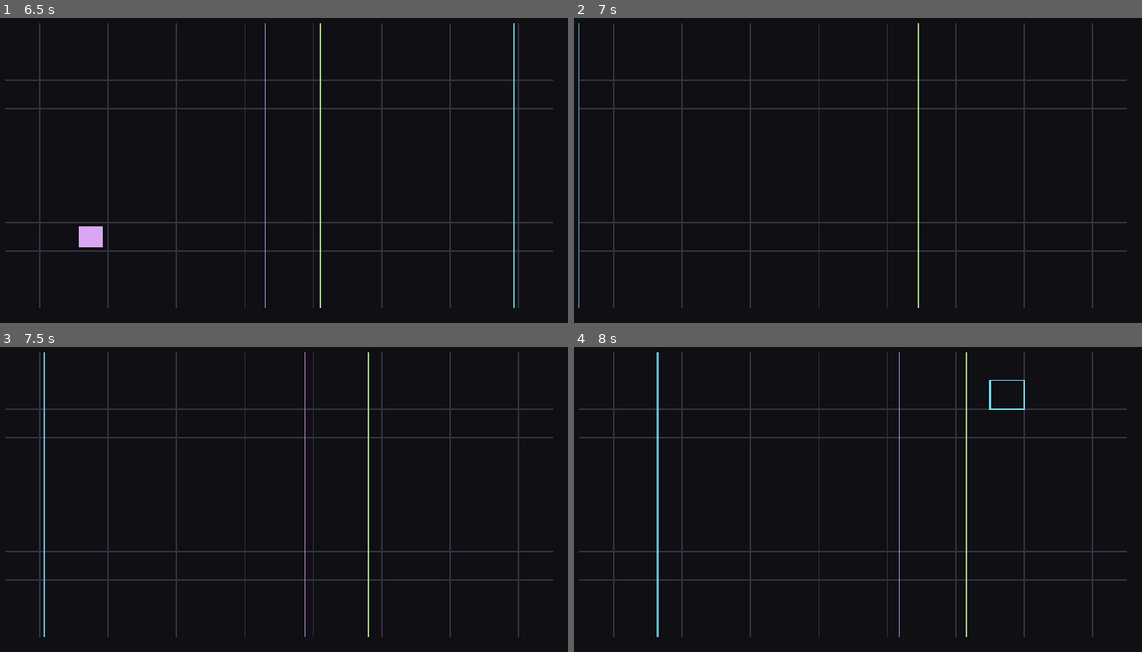
Above: before the commit, frames 1-4 (two rows, left to right).
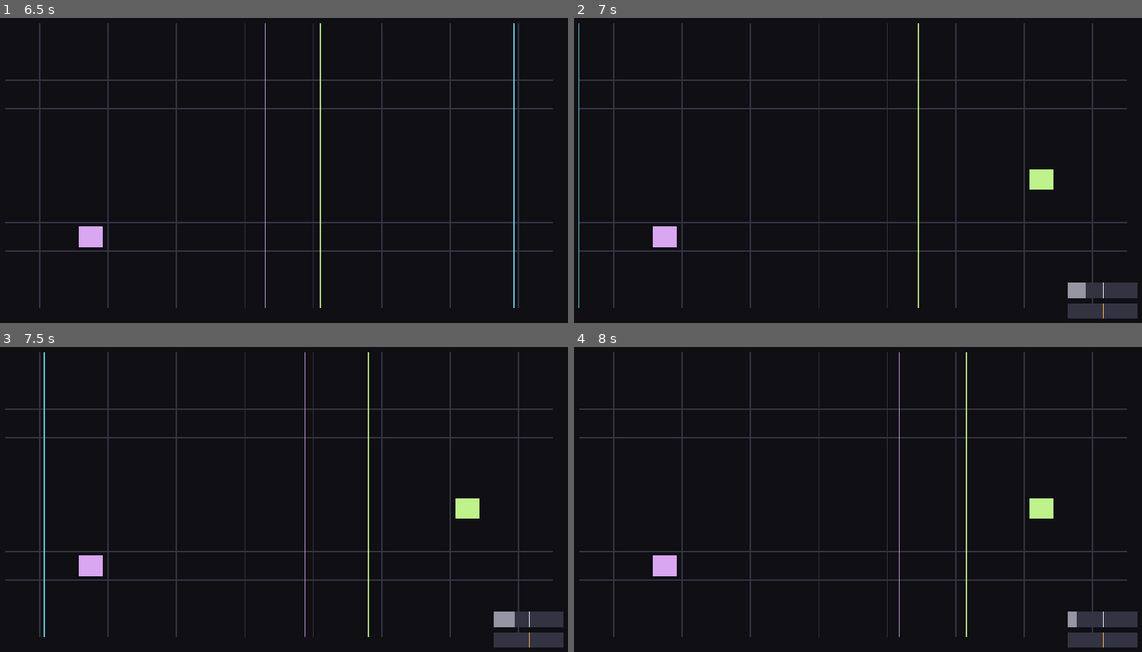
Above: after the commit, the same moments.

Repository: maximorales36-png/Sono-Arcumai
Game: Godot game, scene res://scenes/main.tscn
Same seed, same stepped clock (60 frames per second), same inputs: the game is played once before the commit and once after it.
Inputs:
- Up to frame 1 (6.5 s): tap Enter at 0.5 s; hold D (move_right) 0.53-1.28 s; tap J (btn2) at 0.6, 2.3, 3.6, 4.55 s; tap Space at 0.77, 1.52, 3.02, 3.77, 4.25, 4.52, 6.02 s; tap K (btn3) at 0.8, 1.35, 3.05, 4.35, 5.3 s; hold S (move_down) 1.28-2.03 s; tap L (btn4) at 1.55, 2.1, 3.8, 5.1, 6.05 s; hold D (move_right) 2.03-2.78 s; hold W (move_up) 2.78-3.53 s; tap H (btn1) at 2.85 s; hold A (move_left) 3.53-5.03 s; hold S (move_down) 5.03-5.78 s; hold D (move_right) from 5.78 s (still down); tap Ctrl at 5.85 s
- Up to frame 2 (7 s): tap Enter at 6.5 s; release D (move_right) at 6.53 s; hold W (move_up) from 6.53 s (still down); tap Alt at 6.6 s; tap Space at 6.77 s; tap J (btn2) at 6.8 s
- Up to frame 3 (7.5 s): tap Space at 7.25 s; release W (move_up) at 7.28 s; hold D (move_right) from 7.28 s (still down); tap Shift at 7.35 s
- Up to frame 4 (8 s): keep holding D (move_right); tap Space at 7.52 s; tap K (btn3) at 7.55 s

Frame 1 is identical in both runs. In frame 2, 1.8% of the frame differs, in the area x 13-100%, y 49-99%; in frame 3, 1.8%; in frame 4, 2.2%, in the area x 13-100%, y 1-99%.

Commit message:
S-FX fase 2: grabar el gesto y repetirlo en bucle

Diff:
--- a/scripts/config.gd
+++ b/scripts/config.gd
@@ -173,15 +173,18 @@
 # Carpeta de las piezas. Con el directorio de usuario propio, en Linux queda en
 # ~/.local/share/arcumai/piezas y en Windows en %APPDATA%\arcumai\piezas.
 const SAVE_DIR := "user://piezas"
-const SAVE_FORMAT_VERSION := 1
+# Versión 2: agrega el gesto grabado al JSON.
+const SAVE_FORMAT_VERSION := 2
 
 # Tope de grabación por pieza: 8 minutos, unos 92 MB en RAM (48 kHz estéreo 16 bits).
 const RECORDING_MAX_SECONDS := 480.0
 
-# Combos: B3 + B4 guardan, los cuatro botones salen.
+# Combos: B3 + B4 guardan, los cuatro botones salen, B2 + B3 graba el gesto y B2 + B4 lo borra.
 const COMBO_NONE := 0
 const COMBO_SAVE := 1
 const COMBO_QUIT := 2
+const COMBO_GESTURE_RECORD := 3
+const COMBO_GESTURE_CLEAR := 4
 const SAVE_COMBO_MSEC := 2000
 const QUIT_COMBO_MSEC := 5000
 
@@ -232,6 +235,27 @@
 
 # Ganancia lineal que se usa como silencio al pasar niveles a dB.
 const SILENT_GAIN := 0.0001
+
+# --- Gesto grabado (S-FX fase 2) ---
+
+# Máscara de direcciones de un evento del gesto. Se guarda como [tiempo, máscara].
+const GESTURE_DIR_UP := 1
+const GESTURE_DIR_DOWN := 2
+const GESTURE_DIR_LEFT := 4
+const GESTURE_DIR_RIGHT := 8
+
+# La grabación dura lo que se mantiene el combo, entre estos dos valores.
+const GESTURE_MAX_SECONDS := 5.0
+const GESTURE_MIN_SECONDS := 1.0
+# B2 + B4 mantenidos este tiempo borran el gesto guardado.
+const GESTURE_CLEAR_MSEC := 2000
+
+# Indicador de grabación (arriba al centro) y barra de progreso del borrado (abajo al centro).
+const GESTURE_REC_COLOR := Color(0.95, 0.35, 0.35)
+const GESTURE_REC_FONT_SIZE := 22
+const GESTURE_CLEAR_BAR_WIDTH := 160.0
+const GESTURE_CLEAR_BAR_HEIGHT := 8.0
+const GESTURE_CLEAR_BAR_MARGIN := 40.0
 
 # Indicadores de la vista general: un panel por efecto, con barra de wet y marcador de speed.
 const FX_PANEL_WIDTH := 150.0
--- a/scripts/controller.gd
+++ b/scripts/controller.gd
@@ -1,7 +1,7 @@
 # Lee las acciones del InputMap, mueve el cursor (con repetición al mantener), asienta o borra notas,
 # cambia de capa y, con B3 o B4 apretados, mueve el timbre o la envolvente de la capa activa. En la
-# vista general (todas las capas) el joystick maneja los efectos globales a través de FxDrive.
-# Depende de config.gd, state.gd y fx_drive.gd: main.gd le asigna el State y el FxDrive antes de agregarlo.
+# vista general (todas las capas) el joystick maneja los efectos globales a través de FxDrive, y los
+# combos con B2 graban o borran el gesto. Depende de config.gd, state.gd, fx_drive.gd y gesture_drive.gd.
 class_name Controller
 extends Node
 
@@ -13,6 +13,7 @@
 
 var state: State
 var fx_drive: FxDrive
+var gesture_drive: GestureDrive
 
 # Próximo instante (ms) en que cada dirección vuelve a repetir.
 var _repeat_at_msec: Dictionary[StringName, int] = {}
@@ -22,6 +23,9 @@
 var _combo_start_msec: int = 0
 var _combo_fired: bool = false
 
+# B2 solo cambia de vista al soltarlo, y solo si no se usó en un combo.
+var _b2_used_in_combo: bool = false
+
 # Última entrada del jugador, para el reinicio por inactividad.
 var _last_input_msec: int = 0
 
@@ -29,6 +33,7 @@
 func _ready() -> void:
 	assert(state != null, "[controller] falta el State: main.gd tiene que asignarlo antes de agregar el nodo")
 	assert(fx_drive != null, "[controller] falta el FxDrive: main.gd tiene que asignarlo antes de agregar el nodo")
+	assert(gesture_drive != null, "[controller] falta el GestureDrive: main.gd tiene que asignarlo antes de agregar el nodo")
 	_last_input_msec = Time.get_ticks_msec()
 
 
@@ -38,32 +43,40 @@
 
 func _process(delta: float) -> void:
 	var now_msec := Time.get_ticks_msec()
+	var now_usec := Time.get_ticks_usec()
 	if Input.is_anything_pressed():
 		_last_input_msec = now_msec
 	_check_inactivity(now_msec)
 
-	# Los combos mandan sobre el resto: mientras uno está en curso, nada más responde.
-	if _update_combos(now_msec):
-		fx_drive.update(false, false, false, false, delta)
-		return
-
-	_update_plane()
-
-	# Vista general: el joystick maneja los efectos globales, B1 y B3/B4 no hacen nada y B2 sale.
+	var up := Input.is_action_pressed(Config.ACTION_MOVE_UP)
+	var down := Input.is_action_pressed(Config.ACTION_MOVE_DOWN)
+	var left := Input.is_action_pressed(Config.ACTION_MOVE_LEFT)
+	var right := Input.is_action_pressed(Config.ACTION_MOVE_RIGHT)
+
+	if Input.is_action_just_pressed(Config.ACTION_BTN2):
+		_b2_used_in_combo = false
+
+	# El gesto se graba con el joystick crudo (en cualquier vista) y se reproduce siempre.
+	var combo := _update_combos(now_msec, now_usec, up, down, left, right)
+	if combo == Config.COMBO_NONE:
+		_update_plane()
+	gesture_drive.update(delta, now_usec, up, down, left, right)
+
+	# Los efectos en vivo solo existen en la vista general; el gesto grabado se suma en todas.
+	var effects_here := state.show_all_layers
+	fx_drive.update(
+		up and effects_here, down and effects_here, left and effects_here, right and effects_here, delta
+	)
+
+	_handle_b2_release()
+
+	# Mientras dura un combo, nada más responde.
+	if combo != Config.COMBO_NONE:
+		return
+
+	# Vista general: el joystick maneja los efectos, B1 y B3/B4 no hacen nada y B2 sale al soltarlo.
 	if state.show_all_layers:
-		fx_drive.update(
-			Input.is_action_pressed(Config.ACTION_MOVE_UP),
-			Input.is_action_pressed(Config.ACTION_MOVE_DOWN),
-			Input.is_action_pressed(Config.ACTION_MOVE_LEFT),
-			Input.is_action_pressed(Config.ACTION_MOVE_RIGHT),
-			delta
-		)
-		if Input.is_action_just_pressed(Config.ACTION_BTN2):
-			_select_next_layer()
-		return
-
-	# Fuera de la vista general no hay efectos en vivo: lo que suene, vuelve al reposo.
-	fx_drive.update(false, false, false, false, delta)
+		return
 
 	# Con B3 o B4 apretados, el joystick mueve parámetros y el cursor no se mueve.
 	if state.active_plane == Config.PARAMETER_PLANE_TIMBRE:
@@ -80,9 +93,6 @@
 
 	if Input.is_action_just_pressed(Config.ACTION_BTN1):
 		_toggle_note()
-
-	if Input.is_action_just_pressed(Config.ACTION_BTN2):
-		_select_next_layer()
 
 
 func _update_plane() -> void:
@@ -98,35 +108,56 @@
 	print("[controller] modo %s" % _plane_name(new_plane))
 
 
-# Devuelve true mientras hay un combo en curso (B3+B4 para guardar, los cuatro para salir).
-func _update_combos(now_msec: int) -> bool:
+# Devuelve el combo en curso (o COMBO_NONE). Los de B2 se marcan para que B2 no cambie de vista.
+func _update_combos(
+	now_msec: int, now_usec: int, up: bool, down: bool, left: bool, right: bool
+) -> int:
 	var kind := _current_combo()
-	if kind == Config.COMBO_NONE:
-		_combo_kind = Config.COMBO_NONE
-		return false
-
-	# Mientras se mantiene el combo no se mueve nada más ni se muestra el indicador.
-	state.active_plane = Config.PARAMETER_PLANE_NONE
 	if kind != _combo_kind:
+		_end_combo(_combo_kind, now_usec)
 		_combo_kind = kind
 		_combo_start_msec = now_msec
 		_combo_fired = false
-
-	var needed_msec := Config.SAVE_COMBO_MSEC if kind == Config.COMBO_SAVE else Config.QUIT_COMBO_MSEC
+		_start_combo(kind, now_usec, up, down, left, right)
+
+	if kind == Config.COMBO_NONE:
+		state.gesture_clear_ratio = 0.0
+		return Config.COMBO_NONE
+
+	# Mientras se mantiene el combo no se mueve nada más ni se muestra el indicador de B3/B4.
+	state.active_plane = Config.PARAMETER_PLANE_NONE
+	if Input.is_action_pressed(Config.ACTION_BTN2):
+		_b2_used_in_combo = true
+
+	if kind == Config.COMBO_GESTURE_CLEAR and not _combo_fired:
+		state.gesture_clear_ratio = minf(
+			float(now_msec - _combo_start_msec) / float(Config.GESTURE_CLEAR_MSEC), 1.0
+		)
+
+	# La grabación la cierra GestureDrive (al soltar o al llegar al máximo); acá no se dispara nada.
+	if kind == Config.COMBO_GESTURE_RECORD:
+		return kind
+
+	var needed_msec := _combo_needed_msec(kind)
 	if _combo_fired or now_msec - _combo_start_msec < needed_msec:
-		return true
+		return kind
 
 	_combo_fired = true
-	if kind == Config.COMBO_SAVE:
-		print("[controller] combo de guardado")
-		save_requested.emit()
-	else:
-		print("[controller] combo de salida")
-		quit_requested.emit()
-	return true
-
-
-# Los cuatro botones mandan sobre B3+B4: así el combo de salida no guarda de paso.
+	match kind:
+		Config.COMBO_SAVE:
+			print("[controller] combo de guardado")
+			save_requested.emit()
+		Config.COMBO_QUIT:
+			print("[controller] combo de salida")
+			quit_requested.emit()
+		Config.COMBO_GESTURE_CLEAR:
+			gesture_drive.clear_gesture()
+			state.gesture_clear_ratio = 0.0
+	return kind
+
+
+# Los cuatro botones mandan sobre el resto: así el combo de salida no guarda de paso.
+# B2+B3 graba y B2+B4 borra; si se aprietan B3 y B4 a la vez gana la grabación.
 func _current_combo() -> int:
 	var btn1 := Input.is_action_pressed(Config.ACTION_BTN1)
 	var btn2 := Input.is_action_pressed(Config.ACTION_BTN2)
@@ -134,9 +165,50 @@
 	var btn4 := Input.is_action_pressed(Config.ACTION_BTN4)
 	if btn1 and btn2 and btn3 and btn4:
 		return Config.COMBO_QUIT
+	if btn2 and btn3:
+		return Config.COMBO_GESTURE_RECORD
+	if btn2 and btn4:
+		return Config.COMBO_GESTURE_CLEAR
 	if btn3 and btn4:
 		return Config.COMBO_SAVE
 	return Config.COMBO_NONE
+
+
+func _combo_needed_msec(kind: int) -> int:
+	match kind:
+		Config.COMBO_SAVE:
+			return Config.SAVE_COMBO_MSEC
+		Config.COMBO_QUIT:
+			return Config.QUIT_COMBO_MSEC
+		Config.COMBO_GESTURE_CLEAR:
+			return Config.GESTURE_CLEAR_MSEC
+		_:
+			return 0
+
+
+func _start_combo(
+	kind: int, now_usec: int, up: bool, down: bool, left: bool, right: bool
+) -> void:
+	if kind == Config.COMBO_GESTURE_RECORD:
+		gesture_drive.start_recording(now_usec, up, down, left, right)
+
+
+func _end_combo(kind: int, now_usec: int) -> void:
+	if kind == Config.COMBO_GESTURE_RECORD:
+		gesture_drive.finish_recording(now_usec)
+	if kind == Config.COMBO_GESTURE_CLEAR:
+		state.gesture_clear_ratio = 0.0
+
+
+func _handle_b2_release() -> void:
+	if not Input.is_action_just_released(Config.ACTION_BTN2):
+		return
+	var used_in_combo := _b2_used_in_combo
+	_b2_used_in_combo = false
+	# Si B2 se usó en un combo, soltarlo no cambia de vista.
+	if used_in_combo:
+		return
+	_select_next_layer()
 
 
 func _check_inactivity(now_msec: int) -> void:
--- a/scripts/fx_drive.gd
+++ b/scripts/fx_drive.gd
@@ -1,11 +1,14 @@
 # Convierte las direcciones de un joystick en los valores de un par de efectos globales:
 # el wet sube mientras se mantiene la dirección vertical y el speed se mueve con la horizontal;
 # al soltar, los dos vuelven al reposo. No toca audio ni nodos: solo datos.
-# Depende de config.gd y de state.gd. La fase 2 va a usar una segunda instancia para el gesto grabado.
+# Depende de config.gd y de state.gd. Hay dos instancias: el joystick real y el gesto grabado;
+# la del joystick real apunta al set grabado cuando el efecto no está mantenido (fallback).
 class_name FxDrive
 extends RefCounted
 
 var fx: State.FxSet
+# Valores a los que vuelve un efecto no mantenido. null = reposo (0 y 0).
+var fallback: State.FxSet = null
 
 # Si cada efecto estaba mantenido en el frame anterior: sirve para el salto inicial del wet.
 var _delay_was_held: bool = false
@@ -22,12 +25,29 @@
 	elif right and not left:
 		horizontal = 1
 
-	_delay_was_held = _step(fx.delay, up, horizontal, _delay_was_held, delta)
-	_tremolo_was_held = _step(fx.tremolo, down, horizontal, _tremolo_was_held, delta)
+	_delay_was_held = _step(
+		fx.delay, _fallback_unit(0), up, horizontal, _delay_was_held, delta
+	)
+	_tremolo_was_held = _step(
+		fx.tremolo, _fallback_unit(1), down, horizontal, _tremolo_was_held, delta
+	)
+
+
+func _fallback_unit(kind: int) -> State.FxUnit:
+	if fallback == null:
+		return null
+	return fallback.delay if kind == 0 else fallback.tremolo
 
 
 # Devuelve si el efecto quedó mantenido, para detectar el comienzo en el frame siguiente.
-func _step(unit: State.FxUnit, held: bool, horizontal: int, was_held: bool, delta: float) -> bool:
+func _step(
+	unit: State.FxUnit,
+	rest: State.FxUnit,
+	held: bool,
+	horizontal: int,
+	was_held: bool,
+	delta: float
+) -> bool:
 	if held:
 		if not was_held:
 			unit.wet = maxf(unit.wet, Config.FX_WET_START_JUMP)
@@ -39,6 +59,9 @@
 			)
 		return true
 
-	unit.wet = maxf(unit.wet - delta / Config.FX_REST_SECONDS, 0.0)
-	unit.speed = move_toward(unit.speed, 0.0, delta / Config.FX_REST_SECONDS)
+	# Sin mantener, el efecto vuelve al reposo; si hay gesto grabado, apunta a sus valores.
+	var rest_wet := 0.0 if rest == null else rest.wet
+	var rest_speed := 0.0 if rest == null else rest.speed
+	unit.wet = move_toward(unit.wet, rest_wet, delta / Config.FX_REST_SECONDS)
+	unit.speed = move_toward(unit.speed, rest_speed, delta / Config.FX_REST_SECONDS)
 	return false
--- /dev/null
+++ b/scripts/gesture_drive.gd
@@ -0,0 +1,132 @@
+# Graba el gesto del joystick (cambios de dirección con su tiempo) y lo reproduce en bucle,
+# alimentando una segunda instancia de FxDrive con su propio FxSet. Sin nodos ni audio.
+# Depende de config.gd, state.gd y fx_drive.gd; main.gd le asigna el State y el FxDrive grabado.
+class_name GestureDrive
+extends RefCounted
+
+var state: State
+var fx_drive: FxDrive
+
+var _recording: bool = false
+var _record_start_usec: int = 0
+var _record_mask: int = 0
+var _record_events: Array[Array] = []
+
+var _playback_start_usec: int = 0
+
+
+func is_recording() -> bool:
+	return _recording
+
+
+func recorded_seconds(now_usec: int) -> float:
+	if not _recording:
+		return 0.0
+	return float(now_usec - _record_start_usec) / 1_000_000.0
+
+
+# Empieza a registrar desde este instante. El primer evento guarda la dirección actual.
+func start_recording(now_usec: int, up: bool, down: bool, left: bool, right: bool) -> void:
+	assert(state != null, "[gesture] falta el State: main.gd tiene que asignarlo antes de usarlo")
+	assert(fx_drive != null, "[gesture] falta el FxDrive grabado")
+	if _recording:
+		return
+	_recording = true
+	_record_start_usec = now_usec
+	_record_mask = _make_mask(up, down, left, right)
+	_record_events = [[0.0, _record_mask]]
+	state.gesture_is_recording = true
+	state.gesture_remaining_seconds = Config.GESTURE_MAX_SECONDS
+	print("[gesture] grabando")
+
+
+# Cierra la grabación. Si no llegó al mínimo, se cancela y queda el gesto anterior.
+func finish_recording(now_usec: int) -> void:
+	if not _recording:
+		return
+	_recording = false
+	state.gesture_is_recording = false
+	state.gesture_remaining_seconds = 0.0
+
+	var duration := minf(
+		float(now_usec - _record_start_usec) / 1_000_000.0, Config.GESTURE_MAX_SECONDS
+	)
+	if duration < Config.GESTURE_MIN_SECONDS:
+		print("[gesture] grabación cancelada: %.2f s" % duration)
+		return
+
+	var gesture := State.Gesture.new()
+	gesture.duration_seconds = duration
+	gesture.events = _record_events.duplicate(true)
+	state.gesture = gesture
+	# Arranca el bucle desde el principio del gesto nuevo.
+	_playback_start_usec = now_usec
+	print("[gesture] grabado: %.2f s, %d eventos" % [duration, gesture.events.size()])
+
+
+func clear_gesture() -> void:
+	state.gesture = null
+	print("[gesture] gesto borrado")
+
+
+# Captura los cambios de dirección y, en paralelo, sigue reproduciendo el gesto anterior.
+# Se llama una vez por frame con el delta real.
+func update(delta: float, now_usec: int, up: bool, down: bool, left: bool, right: bool) -> void:
+	assert(state != null, "[gesture] falta el State: main.gd tiene que asignarlo antes de usarlo")
+	assert(fx_drive != null, "[gesture] falta el FxDrive grabado")
+
+	if _recording:
+		_capture(now_usec, up, down, left, right)
+		var elapsed := float(now_usec - _record_start_usec) / 1_000_000.0
+		state.gesture_remaining_seconds = maxf(Config.GESTURE_MAX_SECONDS - elapsed, 0.0)
+		if elapsed >= Config.GESTURE_MAX_SECONDS:
+			finish_recording(now_usec)
+
+	var mask := _playback_mask(now_usec)
+	fx_drive.update(
+		(mask & Config.GESTURE_DIR_UP) != 0,
+		(mask & Config.GESTURE_DIR_DOWN) != 0,
+		(mask & Config.GESTURE_DIR_LEFT) != 0,
+		(mask & Config.GESTURE_DIR_RIGHT) != 0,
+		delta
+	)
+
+
+func _capture(now_usec: int, up: bool, down: bool, left: bool, right: bool) -> void:
+	var mask := _make_mask(up, down, left, right)
+	if mask == _record_mask:
+		return
+	_record_mask = mask
+	var elapsed := minf(
+		float(now_usec - _record_start_usec) / 1_000_000.0, Config.GESTURE_MAX_SECONDS
+	)
+	_record_events.append([elapsed, mask])
+
+
+# Dirección del gesto en el punto del bucle que toca ahora.
+func _playback_mask(now_usec: int) -> int:
+	var gesture := state.gesture
+	if gesture == null or gesture.duration_seconds <= 0.0:
+		return 0
+	var elapsed := float(now_usec - _playback_start_usec) / 1_000_000.0
+	var time := fmod(maxf(elapsed, 0.0), gesture.duration_seconds)
+
+	var mask := 0
+	for event: Array in gesture.events:
+		if float(event[0]) > time:
+			break
+		mask = int(event[1])
+	return mask
+
+
+func _make_mask(up: bool, down: bool, left: bool, right: bool) -> int:
+	var mask := 0
+	if up:
+		mask |= Config.GESTURE_DIR_UP
+	if down:
+		mask |= Config.GESTURE_DIR_DOWN
+	if left:
+		mask |= Config.GESTURE_DIR_LEFT
+	if right:
+		mask |= Config.GESTURE_DIR_RIGHT
+	return mask
--- a/scripts/main.gd
+++ b/scripts/main.gd
@@ -5,6 +5,8 @@
 
 var _state: State
 var _fx_drive: FxDrive
+var _recorded_fx_drive: FxDrive
+var _gesture_drive: GestureDrive
 var _sequencer: Sequencer
 var _voice_pool: VoicePool
 var _global_fx: GlobalFx
@@ -24,9 +26,18 @@
 
 	_state = State.new()
 
-	# Lógica de los efectos en vivo. En la fase 2 va a haber una segunda instancia, para el gesto grabado.
+	# Dos instancias de la misma lógica: el joystick real y el gesto grabado.
+	# La del joystick real apunta al set grabado cuando el efecto no está mantenido.
 	_fx_drive = FxDrive.new()
 	_fx_drive.fx = _state.live_fx
+	_fx_drive.fallback = _state.gesture_fx
+
+	_recorded_fx_drive = FxDrive.new()
+	_recorded_fx_drive.fx = _state.gesture_fx
+
+	_gesture_drive = GestureDrive.new()
+	_gesture_drive.state = _state
+	_gesture_drive.fx_drive = _recorded_fx_drive
 
 	_sequencer = Sequencer.new()
 	add_child(_sequencer)
@@ -44,6 +55,7 @@
 	_controller = Controller.new()
 	_controller.state = _state
 	_controller.fx_drive = _fx_drive
+	_controller.gesture_drive = _gesture_drive
 	add_child(_controller)
 	_controller.layer_changed.connect(_voice_pool.play_cursor_preview)
 	# Primero el bus, después la nota: la vista previa suena ya con el parámetro nuevo.
--- a/scripts/saver.gd
+++ b/scripts/saver.gd
@@ -125,6 +125,17 @@
 		"grid_bottom_midi": Config.GRID_BOTTOM_MIDI,
 		"tempo_scale": Config.TEMPO_SCALE,
 		"layers": layers_data,
+		"gesture": _gesture_as_dictionary(),
+	}
+
+
+# Gesto grabado: duración del bucle y eventos [tiempo, máscara]. {} si no hay gesto.
+func _gesture_as_dictionary() -> Dictionary:
+	if state.gesture == null:
+		return {}
+	return {
+		"duration": state.gesture.duration_seconds,
+		"events": state.gesture.events,
 	}
 
 
--- a/scripts/state.gd
+++ b/scripts/state.gd
@@ -18,6 +18,17 @@
 
 # Efectos globales de la vista general (S-FX): estado del joystick en vivo.
 var live_fx: FxSet = FxSet.new()
+# Mismo par de efectos, alimentado por el gesto grabado. El vivo lo usa como destino
+# cuando el efecto no está mantenido con el joystick real.
+var gesture_fx: FxSet = FxSet.new()
+
+# Gesto grabado: null si no hay ninguno.
+var gesture: Gesture = null
+
+# Indicadores en pantalla del gesto.
+var gesture_is_recording: bool = false
+var gesture_remaining_seconds: float = 0.0
+var gesture_clear_ratio: float = 0.0
 
 
 class Layer:
@@ -52,7 +63,7 @@
 		speed = 0.0
 
 
-# Los dos efectos globales juntos. En la fase 2 va a haber un set en vivo y otro grabado.
+# Los dos efectos globales juntos: uno en vivo y otro para el gesto grabado.
 class FxSet:
 	extends RefCounted
 
@@ -62,6 +73,15 @@
 	func reset() -> void:
 		delay.reset()
 		tremolo.reset()
+
+
+# Gesto grabado del joystick: duración del bucle y cambios de dirección.
+# Cada evento es [tiempo_en_segundos, máscara Config.GESTURE_DIR_*].
+class Gesture:
+	extends RefCounted
+
+	var duration_seconds: float = 0.0
+	var events: Array[Array] = []
 
 
 func _init() -> void:
@@ -81,6 +101,11 @@
 	saved_piece_name = ""
 	save_message_until_msec = 0
 	live_fx.reset()
+	gesture_fx.reset()
+	gesture = null
+	gesture_is_recording = false
+	gesture_remaining_seconds = 0.0
+	gesture_clear_ratio = 0.0
 
 
 func get_active_layer() -> Layer:
--- a/scripts/view.gd
+++ b/scripts/view.gd
@@ -33,6 +33,7 @@
 	_draw_cursor(grid_rect, cell_size)
 	_draw_parameter_pad()
 	_draw_fx_panels()
+	_draw_gesture_indicators()
 	_draw_save_message()
 
 
@@ -211,6 +212,39 @@
 	)
 
 
+# Gesto grabado: "REC" con el tiempo que falta arriba al centro y barra del borrado abajo al centro.
+func _draw_gesture_indicators() -> void:
+	if state.gesture_is_recording:
+		_draw_rec_indicator()
+	if state.gesture_clear_ratio > 0.0:
+		_draw_clear_bar()
+
+
+func _draw_rec_indicator() -> void:
+	var font := ThemeDB.fallback_font
+	var font_size := Config.GESTURE_REC_FONT_SIZE
+	var text := "REC %.1f" % state.gesture_remaining_seconds
+	var text_size := font.get_string_size(text, HORIZONTAL_ALIGNMENT_LEFT, -1, font_size)
+	var view_size := get_viewport_rect().size
+	var baseline := Vector2(
+		(view_size.x - text_size.x) * 0.5,
+		(Config.GRID_MARGIN + font.get_ascent(font_size)) * 0.5
+	)
+	draw_string(font, baseline, text, HORIZONTAL_ALIGNMENT_LEFT, -1, font_size, Config.GESTURE_REC_COLOR)
+
+
+func _draw_clear_bar() -> void:
+	var bar_size := Vector2(Config.GESTURE_CLEAR_BAR_WIDTH, Config.GESTURE_CLEAR_BAR_HEIGHT)
+	var view_size := get_viewport_rect().size
+	var bar_position := Vector2(
+		(view_size.x - bar_size.x) * 0.5,
+		view_size.y - Config.GESTURE_CLEAR_BAR_MARGIN - bar_size.y
+	)
+	draw_rect(Rect2(bar_position, bar_size), Config.PARAMETER_TRACK_COLOR)
+	var filled := Vector2(bar_size.x * clampf(state.gesture_clear_ratio, 0.0, 1.0), bar_size.y)
+	draw_rect(Rect2(bar_position, filled), Config.GESTURE_REC_COLOR)
+
+
 func _draw_pad(horizontal: float, vertical: float, dot_color: Color) -> void:
 	var pad_size := Vector2.ONE * Config.PARAMETER_PAD_SIZE
 	var pad_rect := Rect2(
Not shown, added: scripts/gesture_drive.gd.uid
